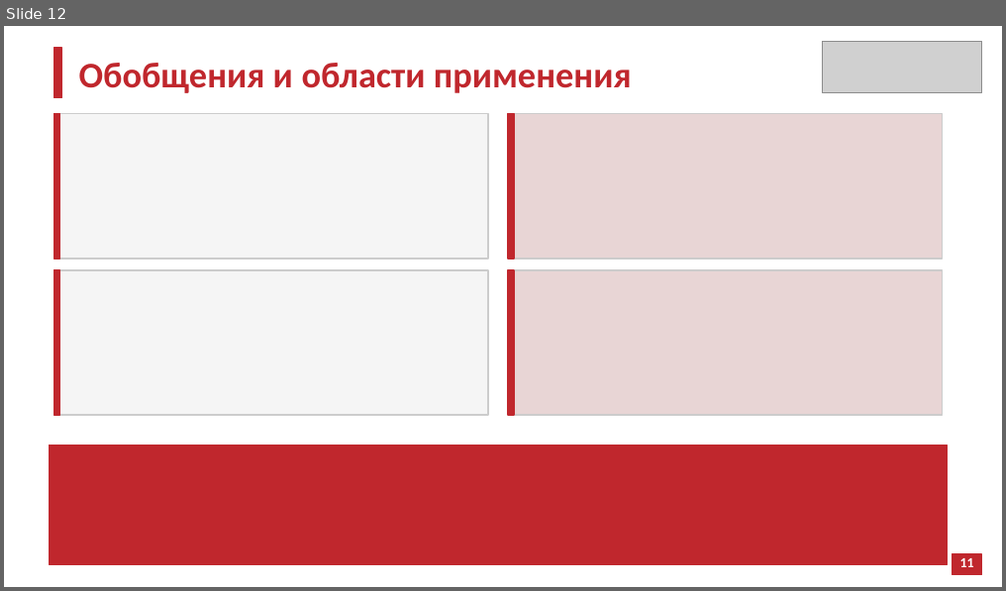
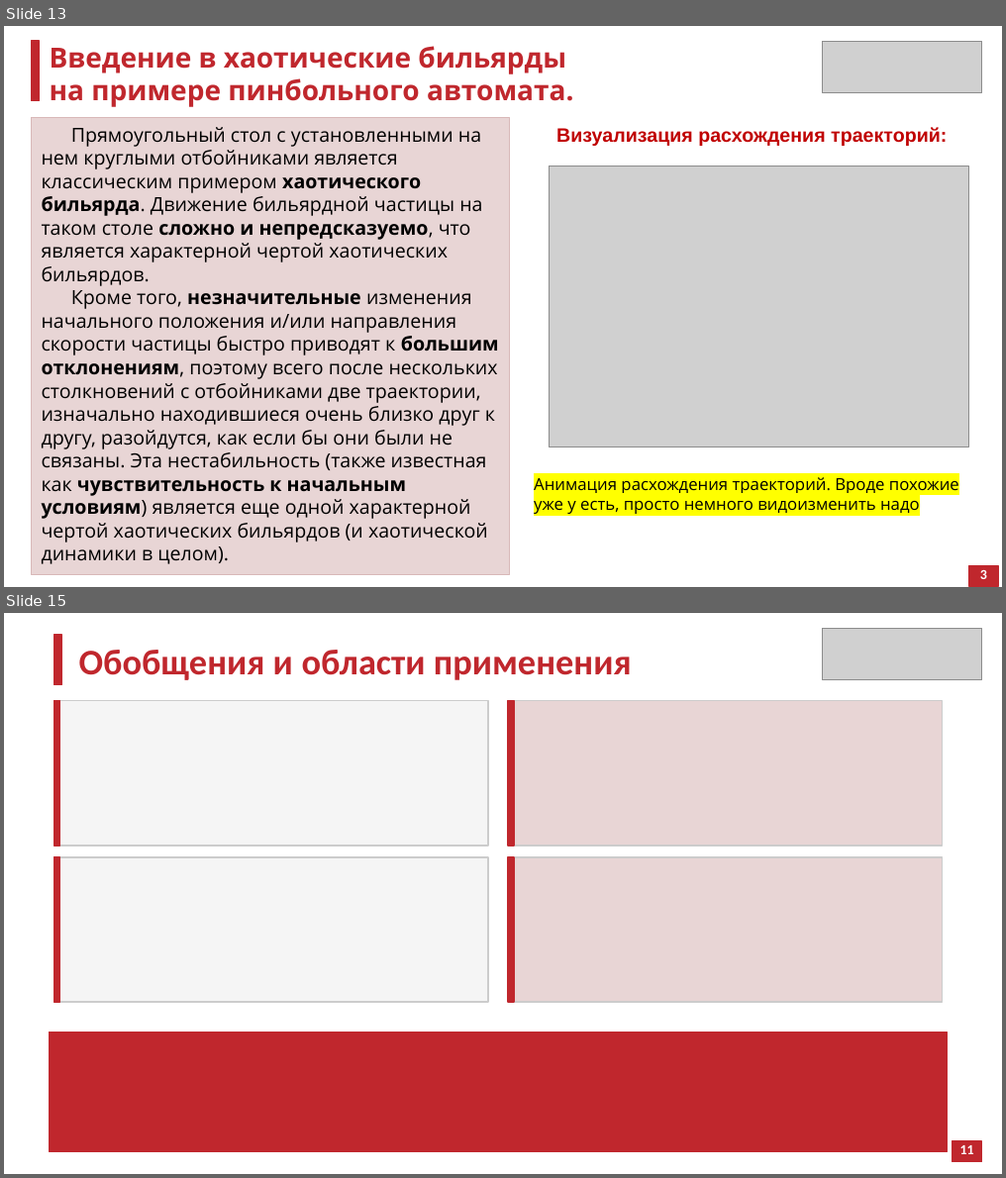
Before and after one commit to atelitsin/sinai_billiard, a slide deck: sinai_billiard.pptx. Shown one above the other, each under a label of ours: slide 12 before the commit, slides 13 and 15 after it; the slides between them are not shown. The pictures are 1006x591 and 1006x1178 pixels, drawn with LibreOffice and Linux fonts; fonts in the diff are those of the drawing; grey boxes stand for pictures. Boxes give left, top, right and bottom in pixels: in the first picture for what was removed or moved away, otherwise in the second. Text is boxed around its words. In the diff, an @@ line names an element or a change of style, - is before the commit and + after.

```diff
--- a/sinai_billiard.pptx
+++ b/sinai_billiard.pptx
@@ slide 13 added at bbox=[4, 26, 1002, 587], background #FFFFFF @@
@@ rectangle added at bbox=[31, 41, 39, 101], fill #C0272D, outline #C0272D 1 pt @@
@@ text added at bbox=[50, 46, 573, 107], 20 pt, text #C0272D, bold @@
+Введение в хаотические бильярды
+на примере пинбольного автомата.
@@ picture added at bbox=[823, 41, 982, 93] @@
@@ rectangle added at bbox=[31, 118, 509, 574], fill #E8D5D5, outline #D8B8B8 1 pt @@
@@ text added at bbox=[42, 127, 499, 565], 14 pt, text #000000 @@
+Прямоугольный стол с установленными на нем круглыми отбойниками является классическим примером хаотического бильярда. Движение бильярдной частицы на таком столе сложно и непредсказуемо, что является характерной чертой хаотических бильярдов.
+Кроме того, незначительные изменения начального положения и/или направления скорости частицы быстро приводят к большим отклонениям, поэтому всего после нескольких столкновений с отбойниками две траектории, изначально находившиеся очень близко друг к другу, разойдутся, как если бы они были не связаны. Эта нестабильность (также известная как чувствительность к начальным условиям) является еще одной характерной чертой хаотических бильярдов (и хаотической динамики в целом).
@@ text added at bbox=[556, 127, 946, 146], 14 pt, text #C00000, bold @@
+Визуализация расхождения траекторий:
@@ picture added at bbox=[548, 166, 969, 447] @@
@@ text added at bbox=[534, 477, 959, 514], 12 pt, text #000000 @@
+Анимация расхождения траекторий. Вроде похожие уже у есть, просто немного видоизменить надо
@@ text added at bbox=[963, 566, 970, 571], 10 pt, text #FFFFFF, bold @@
+2
@@ rectangle added at bbox=[969, 567, 999, 586], fill #C0272D, outline #C0272D 1 pt @@
@@ text added at bbox=[980, 570, 987, 579], 10 pt, text #FFFFFF, bold @@
+3
@@ what was slide 12 is now slide 15 @@
```
Also in this commit, not shown: 5 slides changed, 2 other slides added.
